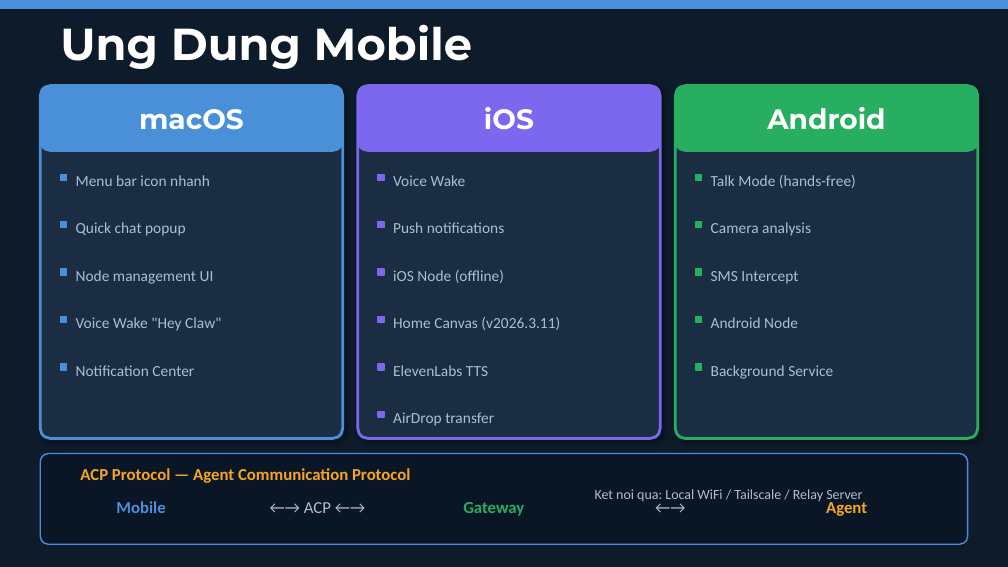
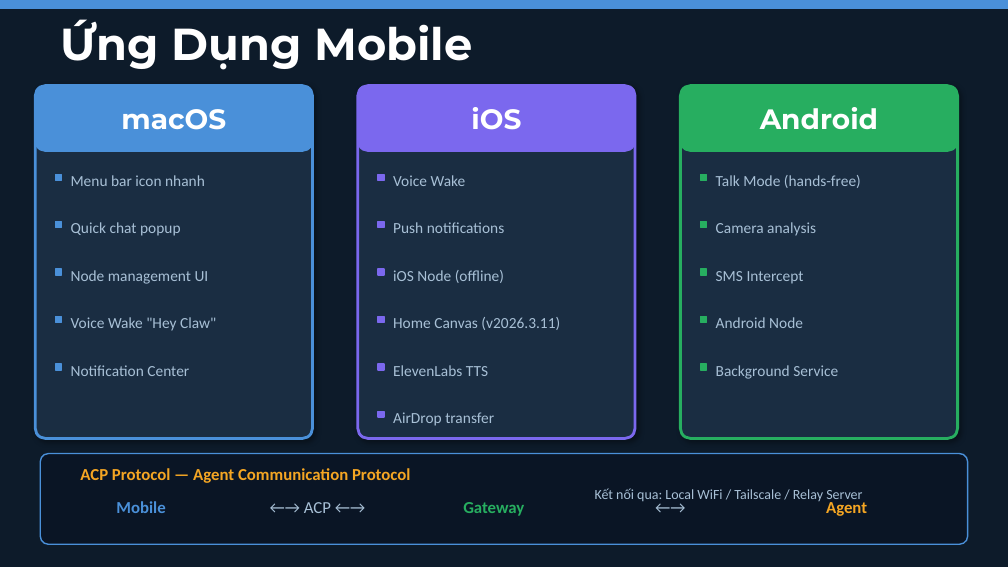
Before and after one commit to dvduongth/research_doc, a slide deck: slide 15 of open_claw/presentation/OpenClaw_Presentation.pptx. Drawn at 1008x567 pixels with LibreOffice and Linux fonts; fonts in the diff are those of the drawing. Boxes give left, top, right and bottom in pixels: in the first picture for what was removed or moved away, otherwise in the second. Text is boxed around its words. In the diff, an @@ line names an element or a change of style, - is before the commit and + after.

```diff
--- a/open_claw/presentation/OpenClaw_Presentation.pptx
+++ b/open_claw/presentation/OpenClaw_Presentation.pptx
@@ text at box(60, 19, 472, 70): text changed @@
-Ung Dung Mobile
+Ứng Dụng Mobile
@@ text "macOS": place and size @@
-text "macOS" at box(139, 109, 244, 130)
+text "macOS" at box(121, 109, 226, 130)
@@ proportions changed in 3 elements at box(680, 86, 958, 438), box(358, 86, 635, 438), box(35, 86, 312, 438) @@
@@ rounded rectangle: place and size @@
-rounded rectangle at box(40, 86, 343, 438)
+rounded rectangle at box(35, 86, 312, 438)
@@ rounded rectangle: place and size @@
-rounded rectangle at box(40, 86, 343, 151)
+rounded rectangle at box(35, 86, 312, 151)
@@ text "iOS": place and size @@
-text "iOS" at box(484, 107, 534, 130)
+text "iOS" at box(471, 107, 521, 130)
@@ rounded rectangle: place and size @@
-rounded rectangle at box(358, 86, 660, 438)
+rounded rectangle at box(358, 86, 635, 438)
@@ rounded rectangle: place and size @@
-rounded rectangle at box(358, 86, 660, 151)
+rounded rectangle at box(358, 86, 635, 151)
@@ text "Android": place and size @@
-text "Android" at box(767, 107, 885, 130)
+text "Android" at box(760, 107, 878, 129)
@@ rounded rectangle: place and size @@
-rounded rectangle at box(675, 86, 978, 438)
+rounded rectangle at box(680, 86, 958, 438)
@@ rounded rectangle: place and size @@
-rounded rectangle at box(675, 86, 978, 151)
+rounded rectangle at box(680, 86, 958, 151)
@@ text "Menu bar icon nhanh": place and size @@
-text "Menu bar icon nhanh" at box(76, 175, 210, 186)
+text "Menu bar icon nhanh" at box(71, 175, 205, 186)
@@ text "Talk Mode (hands-free)": place and size @@
-text "Talk Mode (hands-free)" at box(711, 175, 856, 188)
+text "Talk Mode (hands-free)" at box(716, 175, 861, 188)
@@ text "Quick chat popup": place and size @@
-text "Quick chat popup" at box(76, 222, 186, 236)
+text "Quick chat popup" at box(71, 222, 181, 236)
@@ text "Camera analysis": place and size @@
-text "Camera analysis" at box(711, 222, 811, 236)
+text "Camera analysis" at box(716, 222, 816, 236)
@@ text "Node management UI": place and size @@
-text "Node management UI" at box(76, 270, 214, 284)
+text "Node management UI" at box(71, 270, 209, 284)
@@ text "SMS Intercept": place and size @@
-text "SMS Intercept" at box(711, 271, 798, 284)
+text "SMS Intercept" at box(716, 271, 804, 284)
@@ text "Voice Wake "Hey Claw"": place and size @@
-text "Voice Wake "Hey Claw"" at box(76, 317, 221, 331)
+text "Voice Wake "Hey Claw"" at box(71, 317, 216, 331)
@@ text "Android Node": place and size @@
-text "Android Node" at box(711, 317, 798, 328)
+text "Android Node" at box(716, 317, 803, 328)
@@ text "Notification Center": place and size @@
-text "Notification Center" at box(76, 365, 194, 376)
+text "Notification Center" at box(71, 365, 189, 376)
@@ text "Background Service": place and size @@
-text "Background Service" at box(711, 365, 833, 379)
+text "Background Service" at box(716, 365, 838, 379)
@@ 5 rectangles: place and size @@
-5 rectangles at box(60, 174, 67, 370)
+5 rectangles at box(55, 174, 61, 370)
@@ 5 rectangles: place and size @@
-5 rectangles at box(696, 174, 702, 370)
+5 rectangles at box(701, 174, 707, 370)
@@ text at box(595, 488, 862, 503): text changed @@
-Ket noi qua: Local WiFi / Tailscale / Relay Server
+Kết nối qua: Local WiFi / Tailscale / Relay Server
```
Also in this commit, not shown: 10 other slides changed, 14 other files.
